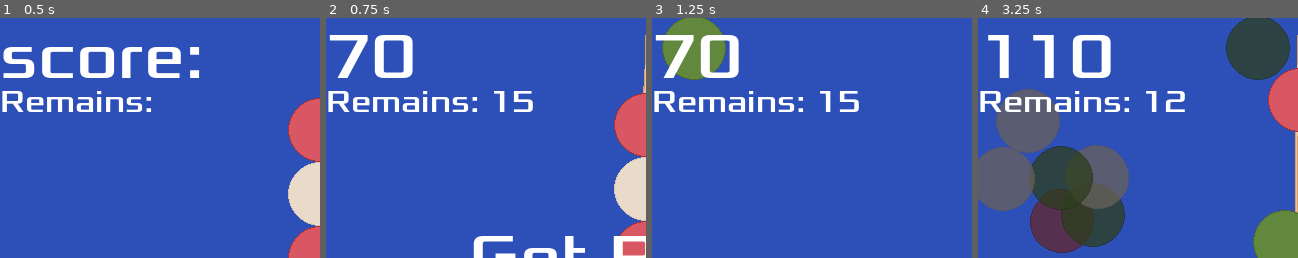
Above: before the commit, frames 1-4 (left to right).
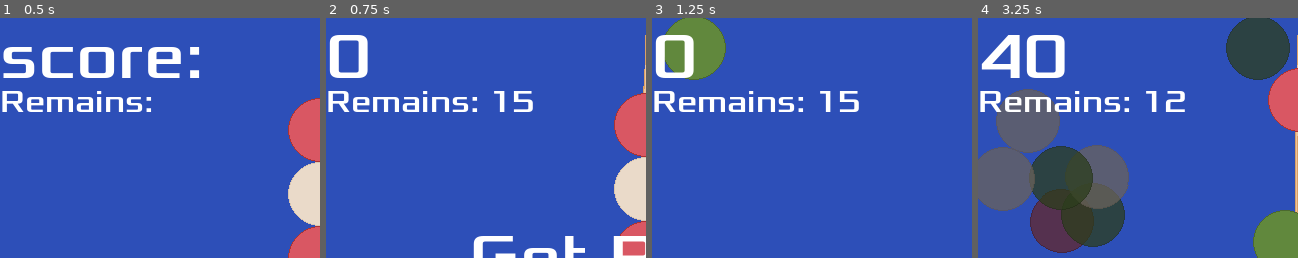
Above: after the commit, the same moments.

Repository: zundouz/ldjam54_odango
Game: Godot game, scene res://main.tscn
Two runs of this game, one before a commit and one after it. Both use one fixed random seed, a clock stepped at 60 frames per second and the inputs below.
Inputs (mouse positions are % of the whole screen's width and height, from its top left):
- Up to frame 1 (0.5 s): no input
- Up to frame 2 (0.75 s): tap Space (space) at 0.5 s; move the mouse to (72, 45) at 0.52 s; hold Up (move_up) from 0.53 s (still down); tap Enter (enter) at 0.6 s
- Up to frame 3 (1.25 s): keep holding Up (move_up)
- Up to frame 4 (3.25 s): move the mouse to (30, 55) at 1.27 s; release Up (move_up) at 1.28 s; tap Enter (enter) at 1.35, 2.3, 3.05 s; move the mouse to (60, 28) at 2.02 s; hold Up (move_up) from 2.03 s (still down); click (60, 28) at 2.1 s; move the mouse to (45, 70) at 2.77 s; tap Space (space) at 2.85 s
The pictures show only the part of the screen within x 0-50%, y 0-50%; the shares and areas given below are measured in that part.

Frame 1 is identical in both runs. In frame 2, 2.7% of the frame differs, in the area x 0-28%, y 7-25%; in frame 3, 2.7%; in frame 4, 4.3%, in the area x 0-42%, y 7-25%.

Commit message:
fix: タイトルで串指してもポイントが入らないようにした

Diff:
--- a/odango.gd
+++ b/odango.gd
@@ -46,12 +46,13 @@
 			z_index = 10;
 			MyGlobal.is_odango_finished = false
 			linear_velocity = Vector2.ZERO
-			# スコア加算
-			MyGlobal.score += 10
 			# ちょっと上にずれる演出
 #			position.y = position.y - 20.0
 #			# TODO: いい感じの方法探す、transformだとむずい
 			is_integrate_force = true
+			if MyGlobal.remained_skewer != MyGlobal.remained_skewer_init_val - 1:
+				# スコア加算
+				MyGlobal.score += 10
 
 	if is_shot:
 		death_hide_counter += 1
